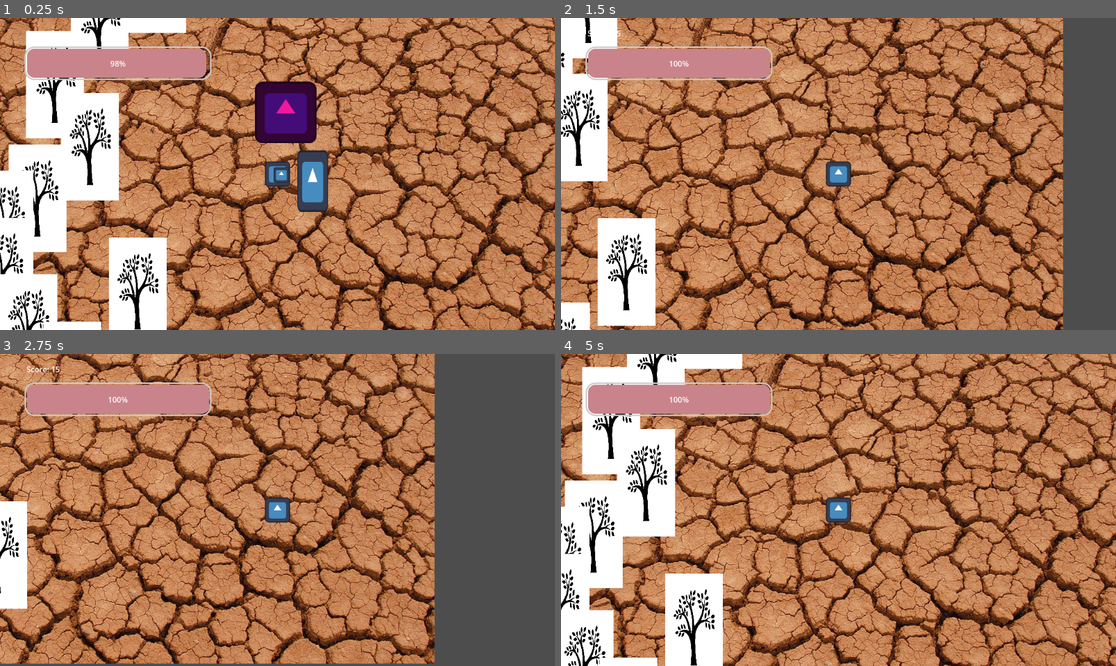
Above: before the commit, frames 1-4 (two rows, left to right).
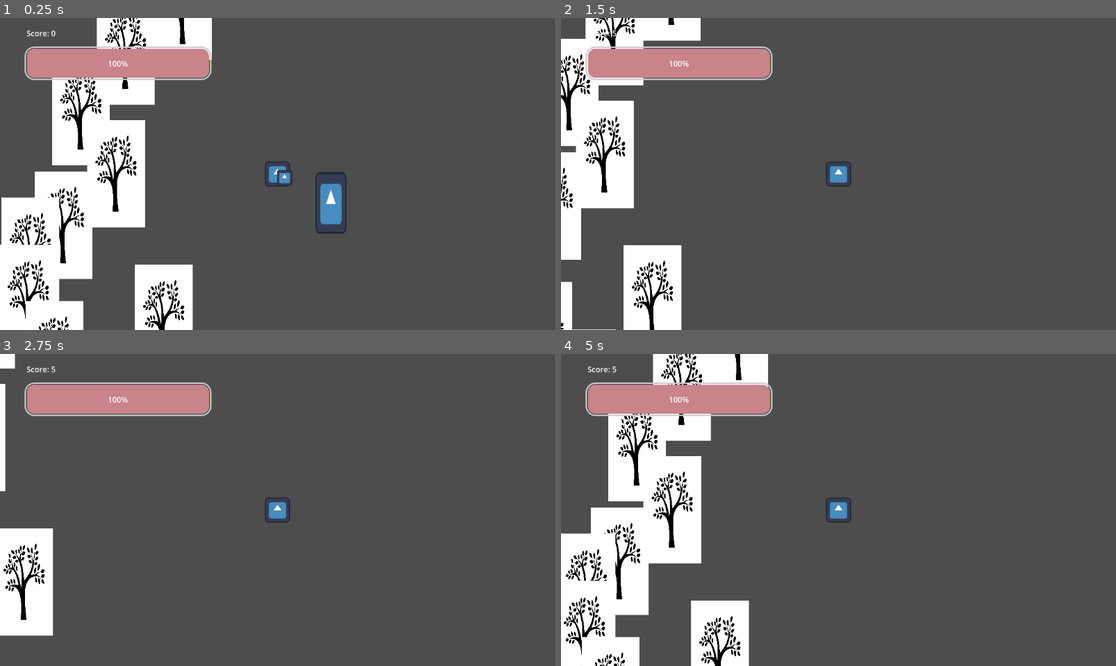
Above: after the commit, the same moments.

Repository: pharnisch/godot_horde_survival_poc
Game: Godot game, scene res://world.tscn
Two runs of this game, one before a commit and one after it. Both use one fixed random seed, a clock stepped at 60 frames per second and the inputs below. The engine's default icon, where the game draws it, is replaced by a stand-in: a white triangle on a blue panel in a dark square.
Inputs:
- Up to frame 1 (0.25 s): no input
- Up to frame 2 (1.5 s): hold Right (ui_right) 0.53-1.28 s; hold Down (ui_down) from 1.28 s (still down)
- Up to frame 3 (2.75 s): release Down (ui_down) at 2.03 s; hold Right (ui_right) from 2.03 s (still down)
- Up to frame 4 (5 s): release Right (ui_right) at 2.78 s; hold Up (ui_up) 2.78-3.53 s; hold Left (ui_left) from 3.53 s (still down)

The runs differ from the first frame. In frame 1, 89% of the frame differs, in the area x 0-100%, y 0-100%; in frame 2, 84%; in frame 3, 73%; in frame 4, 89%.

Commit message:
split code into multiple smaller components

Diff:
--- a/Charakter.gd
+++ b/Charakter.gd
@@ -1,32 +1,13 @@
 extends CharacterBody2D
 
-#@export var Bullet : PackedScene
-var Bullet = load("res://bullet.tscn")
-var Zombie = load("res://zombie.tscn")
-var WeirdCrawler = load("res://weird_crawler.tscn")
-
 var move_speed = 200
-
-var shoot_timer = 0
-var shoot_cooldown = 0.5
-var shoot_timer2 = 0
-var shoot_cooldown2 = 1.7
-var shoot_timer3 = 0
-var shoot_cooldown3 = 0.2
-var spawn_timer = 0
-var spawn_cooldown = 5
-
 var move_direction = Vector2(1,1)
-
-var angle = 0
-
-const DEG2RAD = PI / 180.0
 
 var hp = 100
 var score = 0
 var score_points_spent = 0
 var hp_regen_per_second = 3
-var base_damage = 5
+
 
 var rng = null
 var ui = null
@@ -38,17 +19,9 @@
 
 
 # Called every frame. 'delta' is the elapsed time since the previous frame.
-func _process(delta):
+func _physics_process(delta):
 	self.regen(delta)
 	self.move(delta)
-
-	# ATTACKS
-	#self.base_attack(delta)
-	#self.base_attack2(delta)
-	self.base_attack3(delta)
-
-	# SPAWN NEW MOBS
-	self.spawn(delta)
 
 	# HANDLE ENEMY COLLISIONS (currently same damage for every "Hurtbox"-collision (collision layer mask: 3 - enemy))
 	self.collision_damage(delta)
@@ -73,50 +46,6 @@
 		collision_dmg += mob.get_collision_dmg()
 	self.get_damage(delta * collision_dmg)
 
-func spawn(delta):
-	self.spawn_timer += delta
-	if self.spawn_timer >= self.spawn_cooldown:
-		self.spawn_timer -= self.spawn_cooldown
-
-		var spawn_patterns = [self.spawn_pattern_1, self.spawn_pattern_2]
-		var pattern_idx = self.rng.randi_range(0, len(spawn_patterns)-1)
-		var enemy_types = [self.Zombie, self.WeirdCrawler]
-		var enemy_type_idx = self.rng.randi_range(0, len(enemy_types)-1)
-		spawn_patterns[pattern_idx].call(enemy_types[enemy_type_idx])
-		#self.spawn_pattern_1()
-
-
-func spawn_pattern_1(enemy_type):
-	var amount = int(self.hp / 10)
-	for i in range(amount):
-		var z = enemy_type.instantiate()
-		z.transform = Transform2D(Vector2(1,0), Vector2(0,1), self.global_transform.origin + Vector2(500-i*100,500))
-		owner.add_child(z)
-		z = enemy_type.instantiate()
-		z.transform = Transform2D(Vector2(1,0), Vector2(0,1), self.global_transform.origin + Vector2(500-i*100,-500))
-		owner.add_child(z)
-		z = enemy_type.instantiate()
-		z.transform = Transform2D(Vector2(1,0), Vector2(0,1), self.global_transform.origin + Vector2(500,500-i*100))
-		owner.add_child(z)
-		z = enemy_type.instantiate()
-		z.transform = Transform2D(Vector2(1,0), Vector2(0,1), self.global_transform.origin + Vector2(-500,500-i*100))
-		owner.add_child(z)
-
-func spawn_pattern_2(enemy_type):
-	var amount = int(self.hp / 10)
-	for i in range(amount):
-		var z = enemy_type.instantiate()
-		z.transform = Transform2D(Vector2(1,0), Vector2(0,1), self.global_transform.origin + Vector2(500-i*100,500))
-		owner.add_child(z)
-		z = enemy_type.instantiate()
-		z.transform = Transform2D(Vector2(1,0), Vector2(0,1), self.global_transform.origin + Vector2(500-i*100,-500))
-		owner.add_child(z)
-		z = enemy_type.instantiate()
-		z.transform = Transform2D(Vector2(1,0), Vector2(0,1), self.global_transform.origin + Vector2(550-i*100,600))
-		owner.add_child(z)
-		z = enemy_type.instantiate()
-		z.transform = Transform2D(Vector2(1,0), Vector2(0,1), self.global_transform.origin + Vector2(550-i*100,-600))
-		owner.add_child(z)
 
 func move(delta):
 	var move_direction = Vector2()
@@ -128,78 +57,6 @@
 
 	self.move_and_collide(move_direction * delta * self.move_speed)
 
-func base_attack(delta):
-	self.shoot_timer += delta
-	if self.shoot_timer >= self.shoot_cooldown:
-		self.shoot_timer -= self.shoot_cooldown
-
-
-		var b = Bullet.instantiate()
-		owner.add_child(b)
-		b.transform = self.global_transform
-
-		var velocity = Vector2(cos(self.angle), sin(self.angle))
-
-		# Apply force to move the bullet
-		b.apply_central_impulse(velocity * 500)
-		b.damage = self.base_damage
-		self.angle += 1
-
-func base_attack2(delta):
-	self.shoot_timer2 += delta
-	if self.shoot_timer2 >= self.shoot_cooldown2:
-		self.shoot_timer2 -= self.shoot_cooldown2
-
-
-		var b = Bullet.instantiate()
-		var b2 = Bullet.instantiate()
-		var b3 = Bullet.instantiate()
-		owner.add_child(b)
-		owner.add_child(b2)
-		owner.add_child(b3)
-
-		b.transform = self.global_transform
-		b2.transform = self.global_transform
-		b3.transform = self.global_transform
-
-		var velocity = self.move_direction
-
-		# Apply force to move the bullet
-		var cos = cos(20 * DEG2RAD)
-		var sin = sin(20 * DEG2RAD)
-
-		var vel1 = Vector2(velocity.x*cos, velocity.y*sin).normalized()
-		var vel3 = Vector2(velocity.x*sin, velocity.y*cos).normalized()
-		b.apply_central_impulse(vel1 * 500)
-		b2.apply_central_impulse(velocity * 500)
-		b3.apply_central_impulse(vel3 * 500)
-		b.damage = self.base_damage
-		b2.damage = self.base_damage
-		b3.damage = self.base_damage
-
-func base_attack3(delta):
-	self.shoot_timer3 += delta
-	if self.shoot_timer3 >= self.shoot_cooldown3:
-		self.shoot_timer3 -= self.shoot_cooldown3
-
-		# detect nearest enemy within certain range
-		var closest_enemy = null
-		var closest_distance = 9999999
-		for enemy in %AttackRange.get_overlapping_bodies():
-			var distance = self.global_position.distance_to(enemy.global_position)
-			if distance < closest_distance:
-				closest_distance = distance
-				closest_enemy = enemy
-
-		# only shoot when there is at least one enemy within attack range
-		if closest_enemy != null:
-			var b = Bullet.instantiate()
-			owner.add_child(b)
-			b.transform = self.global_transform
-			var direction = self.global_position.direction_to(closest_enemy.global_position)
-			b.apply_central_impulse(direction * 500)
-			b.damage = self.base_damage
-
 
 func get_damage(dmg):
 	self.hp -= dmg
--- a/Container.gd
+++ b/Container.gd
@@ -11,7 +11,7 @@
 			attackRangeCollisionBox = child.get_child(0)
 
 # Called every frame. 'delta' is the elapsed time since the previous frame.
-func _process(delta):
+func _physics_process(delta):
 	pass
 
 func _on_talent_1_pressed():
@@ -20,12 +20,12 @@
 	get_tree().paused = false
 
 func _on_talent_2_pressed():
-	self.player.shoot_cooldown3 *= 0.9
+	self.player.get_node("WeaponLogic").shoot_cooldown3 *= 0.9
 	self.visible = false
 	get_tree().paused = false
 
 func _on_talent_3_pressed():
-	self.player.base_damage *= 1.1
+	self.player.get_node("WeaponLogic").base_damage *= 1.1
 	self.visible = false
 	get_tree().paused = false
 
--- /dev/null
+++ b/EnemySpawnLogic.gd
@@ -0,0 +1,69 @@
+extends Node
+
+
+var Zombie = load("res://zombie.tscn")
+var WeirdCrawler = load("res://weird_crawler.tscn")
+
+var spawn_timer = 0
+var spawn_cooldown = 5
+
+var rng = RandomNumberGenerator.new()
+var player = null
+
+# Called when the node enters the scene tree for the first time.
+func _ready():
+	pass # Replace with function body.
+
+
+# Called every frame. 'delta' is the elapsed time since the previous frame.
+func _physics_process(delta):
+	# SPAWN NEW MOBS
+	self.spawn(delta)
+
+func spawn(delta):
+	if player == null:
+		player = get_parent()
+
+	self.spawn_timer += delta
+	if self.spawn_timer >= self.spawn_cooldown:
+		self.spawn_timer -= self.spawn_cooldown
+
+		var spawn_patterns = [self.spawn_pattern_1, self.spawn_pattern_2]
+		var pattern_idx = self.rng.randi_range(0, len(spawn_patterns)-1)
+		var enemy_types = [self.Zombie, self.WeirdCrawler]
+		var enemy_type_idx = self.rng.randi_range(0, len(enemy_types)-1)
+		spawn_patterns[pattern_idx].call(enemy_types[enemy_type_idx])
+		#self.spawn_pattern_1()
+
+
+func spawn_pattern_1(enemy_type):
+	var amount = int(self.player.hp / 10)
+	for i in range(amount):
+		var z = enemy_type.instantiate()
+		z.transform = Transform2D(Vector2(1,0), Vector2(0,1), self.global_transform.origin + Vector2(500-i*100,500))
+		self.player.owner.add_child(z)
+		z = enemy_type.instantiate()
+		z.transform = Transform2D(Vector2(1,0), Vector2(0,1), self.global_transform.origin + Vector2(500-i*100,-500))
+		self.player.owner.add_child(z)
+		z = enemy_type.instantiate()
+		z.transform = Transform2D(Vector2(1,0), Vector2(0,1), self.global_transform.origin + Vector2(500,500-i*100))
+		self.player.owner.add_child(z)
+		z = enemy_type.instantiate()
+		z.transform = Transform2D(Vector2(1,0), Vector2(0,1), self.global_transform.origin + Vector2(-500,500-i*100))
+		self.player.owner.add_child(z)
+
+func spawn_pattern_2(enemy_type):
+	var amount = int(self.player.hp / 10)
+	for i in range(amount):
+		var z = enemy_type.instantiate()
+		z.transform = Transform2D(Vector2(1,0), Vector2(0,1), self.global_transform.origin + Vector2(500-i*100,500))
+		self.player.owner.add_child(z)
+		z = enemy_type.instantiate()
+		z.transform = Transform2D(Vector2(1,0), Vector2(0,1), self.global_transform.origin + Vector2(500-i*100,-500))
+		self.player.owner.add_child(z)
+		z = enemy_type.instantiate()
+		z.transform = Transform2D(Vector2(1,0), Vector2(0,1), self.global_transform.origin + Vector2(550-i*100,600))
+		self.player.owner.add_child(z)
+		z = enemy_type.instantiate()
+		z.transform = Transform2D(Vector2(1,0), Vector2(0,1), self.global_transform.origin + Vector2(550-i*100,-600))
+		self.player.owner.add_child(z)
--- /dev/null
+++ b/WeaponLogic.gd
@@ -0,0 +1,102 @@
+extends Node2D
+
+
+var Bullet = load("res://bullet.tscn")
+var shoot_timer = 0
+var shoot_cooldown = 0.5
+var shoot_timer2 = 0
+var shoot_cooldown2 = 1.7
+var shoot_timer3 = 0
+var shoot_cooldown3 = 0.2
+var angle = 0
+const DEG2RAD = PI / 180.0
+var base_damage = 5
+
+var player = null
+
+# Called when the node enters the scene tree for the first time.
+func _ready():
+	pass # Replace with function body.
+
+
+# Called every frame. 'delta' is the elapsed time since the previous frame.
+func _physics_process(delta):
+	if self.player == null:
+		self.player = get_parent()
+
+	# ATTACKS
+	#self.base_attack(delta)
+	#self.base_attack2(delta)
+	self.base_attack3(delta)
+
+func base_attack(delta):
+	self.shoot_timer += delta
+	if self.shoot_timer >= self.shoot_cooldown:
+		self.shoot_timer -= self.shoot_cooldown
+
+
+		var b = Bullet.instantiate()
+		get_tree().get_current_scene().add_child(b)
+		b.transform = self.global_transform
+
+		var velocity = Vector2(cos(self.angle), sin(self.angle))
+
+		# Apply force to move the bullet
+		b.apply_central_impulse(velocity * 500)
+		b.damage = self.base_damage
+		self.angle += 1
+
+func base_attack2(delta):
+	self.shoot_timer2 += delta
+	if self.shoot_timer2 >= self.shoot_cooldown2:
+		self.shoot_timer2 -= self.shoot_cooldown2
+
+
+		var b = Bullet.instantiate()
+		var b2 = Bullet.instantiate()
+		var b3 = Bullet.instantiate()
+		owner.add_child(b)
+		owner.add_child(b2)
+		owner.add_child(b3)
+
+		b.transform = self.global_transform
+		b2.transform = self.global_transform
+		b3.transform = self.global_transform
+
+		var velocity = self.move_direction
+
+		# Apply force to move the bullet
+		var cos = cos(20 * DEG2RAD)
+		var sin = sin(20 * DEG2RAD)
+
+		var vel1 = Vector2(velocity.x*cos, velocity.y*sin).normalized()
+		var vel3 = Vector2(velocity.x*sin, velocity.y*cos).normalized()
+		b.apply_central_impulse(vel1 * 500)
+		b2.apply_central_impulse(velocity * 500)
+		b3.apply_central_impulse(vel3 * 500)
+		b.damage = self.base_damage
+		b2.damage = self.base_damage
+		b3.damage = self.base_damage
+
+func base_attack3(delta):
+	self.shoot_timer3 += delta
+	if self.shoot_timer3 >= self.shoot_cooldown3:
+		self.shoot_timer3 -= self.shoot_cooldown3
+
+		# detect nearest enemy within certain range
+		var closest_enemy = null
+		var closest_distance = 9999999
+		for enemy in self.player.get_node("AttackRange").get_overlapping_bodies():
+			var distance = self.global_position.distance_to(enemy.global_position)
+			if distance < closest_distance:
+				closest_distance = distance
+				closest_enemy = enemy
+
+		# only shoot when there is at least one enemy within attack range
+		if closest_enemy != null:
+			var b = Bullet.instantiate()
+			get_tree().get_current_scene().add_child(b)
+			b.transform = self.global_transform
+			var direction = self.global_position.direction_to(closest_enemy.global_position)
+			b.apply_central_impulse(direction * 500)
+			b.damage = self.base_damage
--- a/bullet.gd
+++ b/bullet.gd
@@ -10,7 +10,7 @@
 
 
 # Called every frame. 'delta' is the elapsed time since the previous frame.
-func _process(delta):
+func _physics_process(delta):
 	self.destroy_timer += delta
 	if self.destroy_timer >= self.destroy_time:
 		queue_free() # destroy this bullet
--- a/charakter.tscn
+++ b/charakter.tscn
@@ -1,7 +1,9 @@
-[gd_scene load_steps=6 format=3 uid="uid://iot2c7cdeuj2"]
+[gd_scene load_steps=8 format=3 uid="uid://iot2c7cdeuj2"]
 
 [ext_resource type="Script" path="res://Charakter.gd" id="1_x1gor"]
 [ext_resource type="Texture2D" uid="uid://cc0mpgpwremof" path="res://icon.svg" id="2_s31gs"]
+[ext_resource type="PackedScene" uid="uid://cxgoncx4fygsp" path="res://enemy_spawn_logic.tscn" id="3_p18xn"]
+[ext_resource type="Script" path="res://WeaponLogic.gd" id="4_w3a8c"]
 
 [sub_resource type="CircleShape2D" id="CircleShape2D_bobuh"]
 radius = 75.0
@@ -41,3 +43,8 @@
 
 [node name="CollisionShape2D" type="CollisionShape2D" parent="AttackRange"]
 shape = SubResource("CircleShape2D_leq00")
+
+[node name="EnemySpawnLogic" parent="." instance=ExtResource("3_p18xn")]
+
+[node name="WeaponLogic" type="Node2D" parent="."]
+script = ExtResource("4_w3a8c")
--- /dev/null
+++ b/enemy_spawn_logic.tscn
@@ -0,0 +1,6 @@
+[gd_scene load_steps=2 format=3 uid="uid://cxgoncx4fygsp"]
+
+[ext_resource type="Script" path="res://EnemySpawnLogic.gd" id="1_awgj4"]
+
+[node name="EnemySpawnLogic" type="Node2D"]
+script = ExtResource("1_awgj4")
--- a/score_text.gd
+++ b/score_text.gd
@@ -10,7 +10,7 @@
 	self.player_score = player.hp
 
 # Called every frame. 'delta' is the elapsed time since the previous frame.
-func _process(delta):
+func _physics_process(delta):
 	if self.player.score != self.player_score:
 		self.player_score = self.player.score
 
--- a/ui.gd
+++ b/ui.gd
@@ -9,7 +9,7 @@
 	self.player_hp = player.hp
 
 # Called every frame. 'delta' is the elapsed time since the previous frame.
-func _process(delta):
+func _physics_process(delta):
 	if self.player.hp != self.player_hp:
 		self.player_hp = self.player.hp
 
--- a/ui_container.gd
+++ b/ui_container.gd
@@ -7,7 +7,7 @@
 
 
 # Called every frame. 'delta' is the elapsed time since the previous frame.
-func _process(delta):
+func _physics_process(delta):
 	pass
 
 func display_talents():
--- a/weird_crawler.gd
+++ b/weird_crawler.gd
@@ -23,7 +23,7 @@
 
 
 # Called every frame. 'delta' is the elapsed time since the previous frame.
-func _process(delta):
+func _physics_process(delta):
 	self.running_timer += delta
 	if self.running_timer >= running_time:
 		self.running_timer -= running_time
--- a/world.tscn
+++ b/world.tscn
@@ -10,7 +10,8 @@
 [node name="World" type="Node2D"]
 y_sort_enabled = true
 
-[node name="Sprite2D" type="Sprite2D" parent="."]
+[node name="BackgroundImg" type="Sprite2D" parent="."]
+visible = false
 z_index = -10
 texture = ExtResource("2_1x5ee")
 
--- a/zombie.gd
+++ b/zombie.gd
@@ -16,7 +16,7 @@
 	self.set_max_contacts_reported(11)
 
 # Called every frame. 'delta' is the elapsed time since the previous frame.
-func _process(delta):
+func _physics_process(delta):
 	var velocity = self.global_position.direction_to(self.player.global_position)
 	move_and_collide(velocity * self.move_speed * delta)
 
